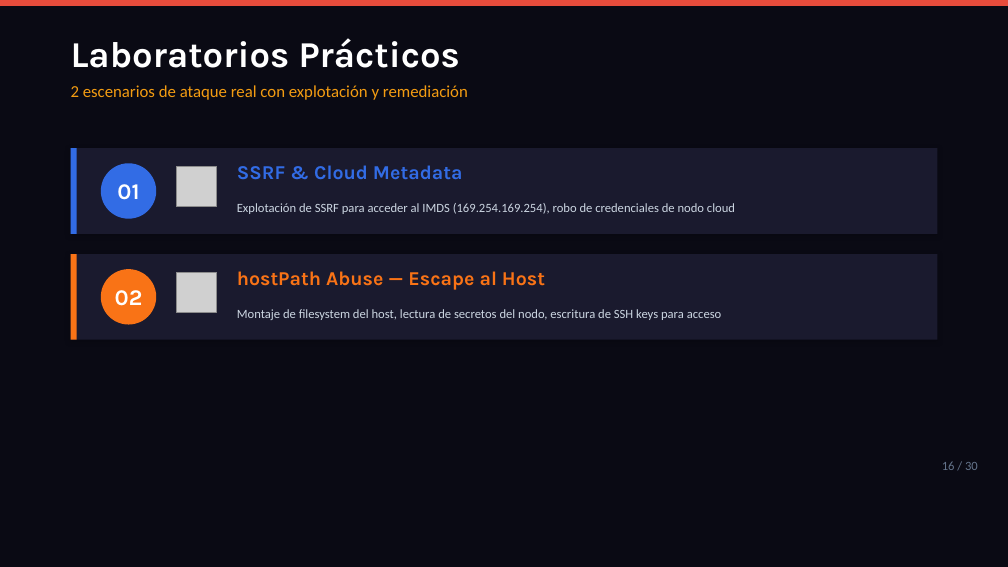
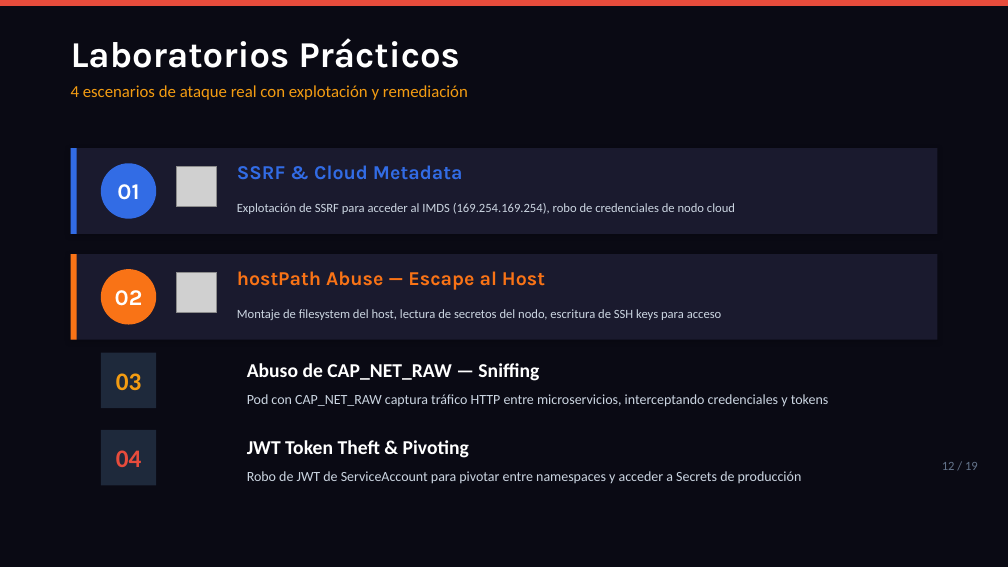
Before and after one commit to rego680/Workshop_Kubernetes_BCO_, a slide deck: slide 12 of Unidad-5/Unidad5.pptx. Drawn at 1008x567 pixels with LibreOffice and Linux fonts; fonts in the diff are those of the drawing; grey boxes stand for pictures. Boxes give left, top, right and bottom in pixels: in the first picture for what was removed or moved away, otherwise in the second. Text is boxed around its words. In the diff, an @@ line names an element or a change of style, - is before the commit and + after.

```diff
--- a/Unidad-5/Unidad5.pptx
+++ b/Unidad-5/Unidad5.pptx
@@ text at (x1=71, y1=85, x2=468, y2=100): text changed @@
-2 escenarios de ataque real con explotación y remediación
+4 escenarios de ataque real con explotación y remediación
@@ rectangle added at (x1=101, y1=353, x2=156, y2=408), fill #1E293B, 18 pt, text #F39C12, bold @@
+03
@@ text added at (x1=247, y1=363, x2=539, y2=381), 14 pt, text #FFFFFF, bold @@
+Abuso de CAP_NET_RAW — Sniffing
@@ text added at (x1=247, y1=394, x2=829, y2=407), 10 pt, text #CBD5E1 @@
+Pod con CAP_NET_RAW captura tráfico HTTP entre microservicios, interceptando credenciales y tokens
@@ rectangle added at (x1=101, y1=430, x2=156, y2=486), fill #1E293B, 18 pt, text #E74C3C, bold @@
+04
@@ text added at (x1=247, y1=440, x2=469, y2=458), 14 pt, text #FFFFFF, bold @@
+JWT Token Theft & Pivoting
@@ text added at (x1=247, y1=471, x2=802, y2=484), 10 pt, text #CBD5E1 @@
+Robo de JWT de ServiceAccount para pivotar entre namespaces y acceder a Secrets de producción
@@ text at (x1=942, y1=462, x2=978, y2=470): text changed @@
-16 / 30
+12 / 19
```
Also in this commit, not shown: 18 other slides changed, 12 other files.
